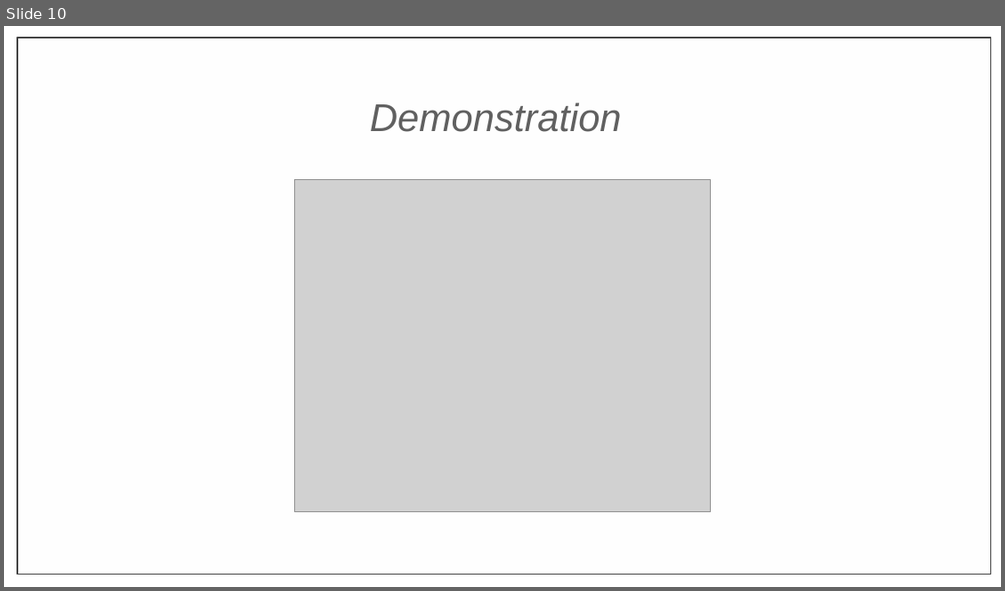
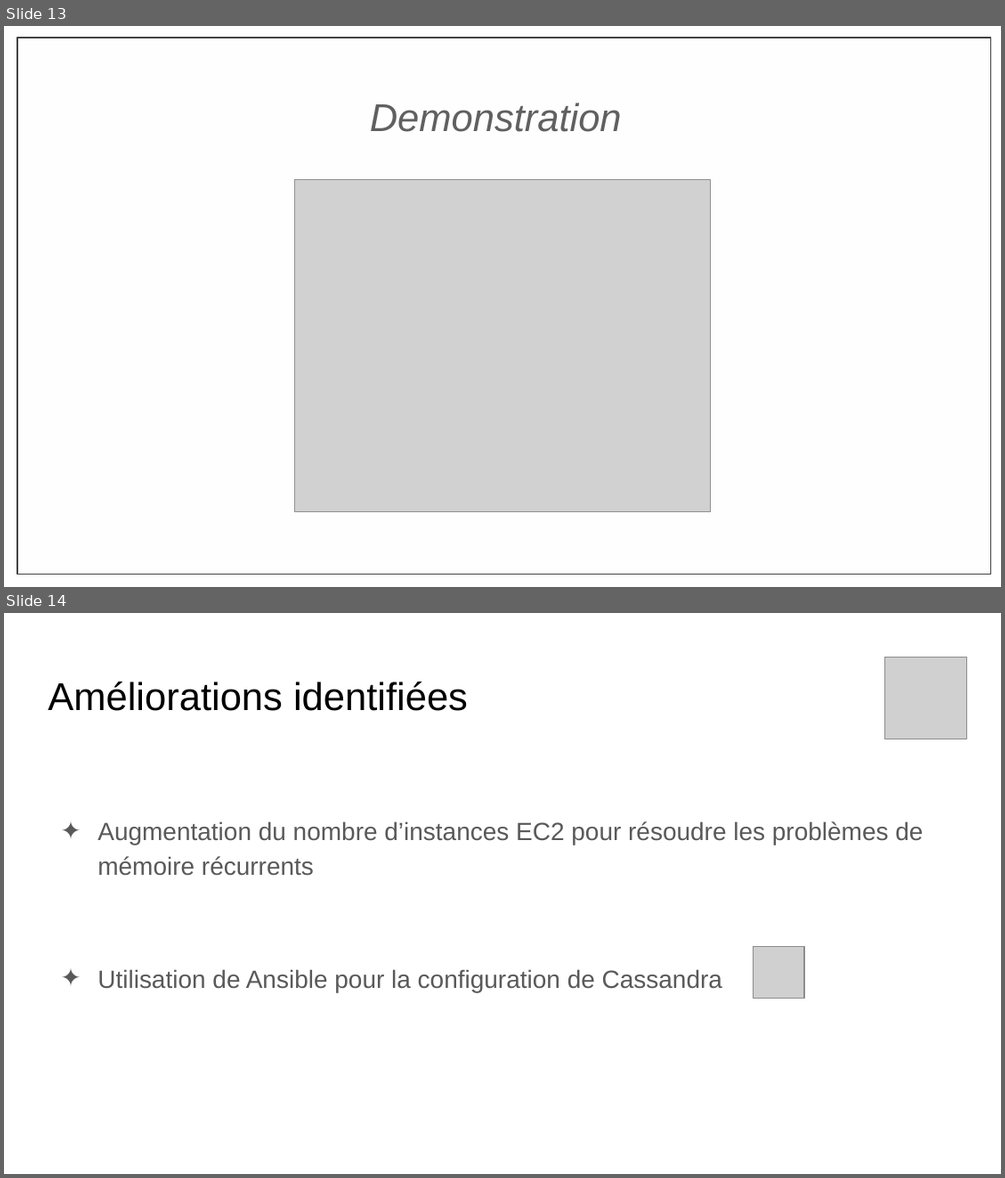
Before and after one commit to nguyenlaurent/gdelt, a slide deck: Projet Big Big Data 2020-2021.pptx. Shown one above the other, each under a label of ours: slide 10 before the commit, slides 13 and 14 after it. The pictures are 1005x591 and 1005x1178 pixels, drawn with LibreOffice and Linux fonts; fonts in the diff are those of the drawing; grey boxes stand for pictures. Boxes give left, top, right and bottom in pixels: in the first picture for what was removed or moved away, otherwise in the second. Text is boxed around its words. In the diff, an @@ line names an element or a change of style, - is before the commit and + after.

```diff
--- a/Projet Big Big Data 2020-2021.pptx
+++ b/Projet Big Big Data 2020-2021.pptx
@@ slide 14 added at (x1=4, y1=613, x2=1001, y2=1174), background #FFFFFF @@
@@ picture added at (x1=885, y1=657, x2=967, y2=738) @@
@@ title added at (x1=48, y1=682, x2=468, y2=711), 28 pt, text #000000 @@
+Améliorations identifiées
@@ text added at (x1=97, y1=821, x2=922, y2=992), 18 pt, text #595959 @@
+✦ Augmentation du nombre d’instances EC2 pour résoudre les problèmes de mémoire récurrents
+✦ Utilisation de Ansible pour la configuration de Cassandra
@@ picture added at (x1=752, y1=947, x2=804, y2=998) @@
@@ what was slide 10 is now slide 13 @@
```
Also in this commit, not shown: 4 slides changed, 3 other slides added.
